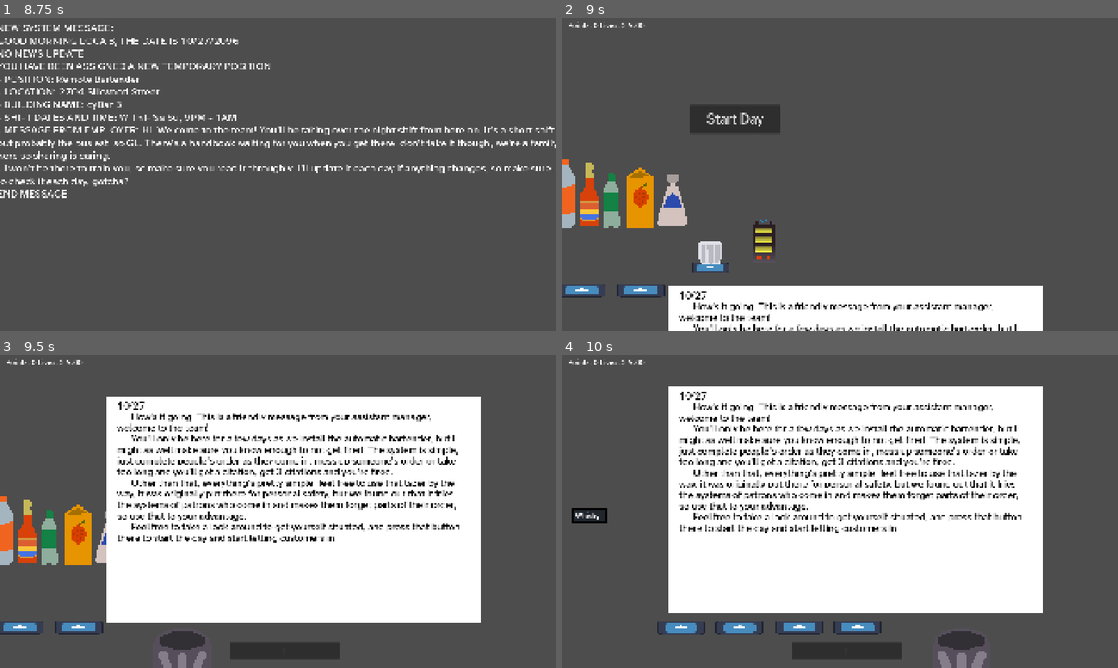
Above: before the commit, frames 1-4 (two rows, left to right).
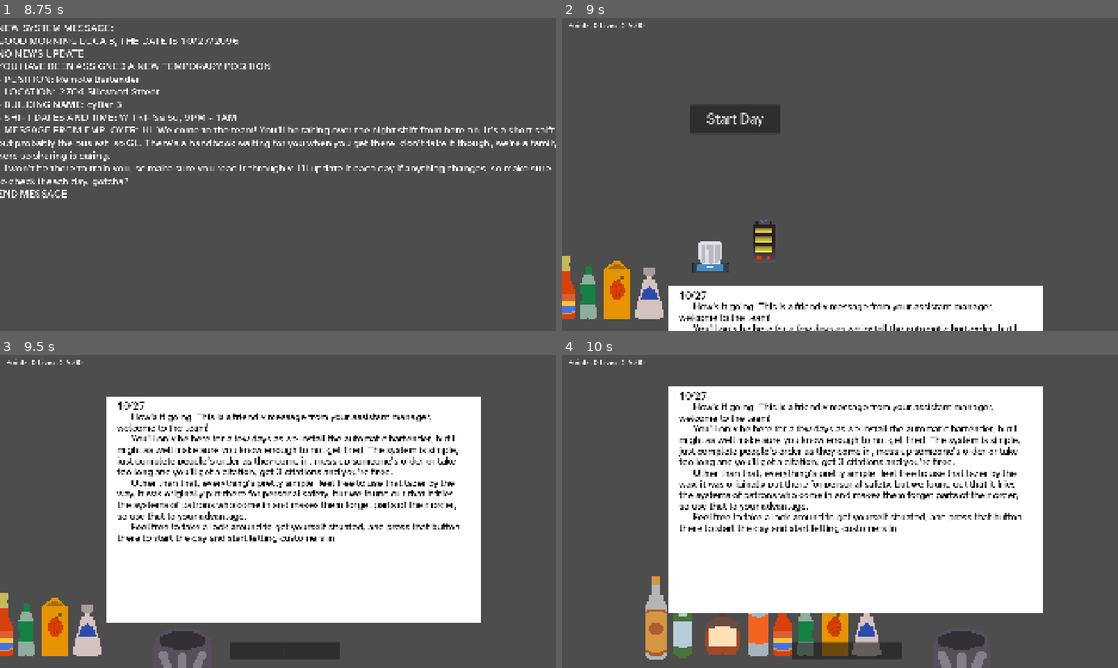
Above: after the commit, the same moments.

Repository: witenson-cmyk/cyBar-tender
Game: Godot game, scene res://start_screen.tscn
Two runs of this game, one before a commit and one after it. Both use one fixed random seed, a clock stepped at 60 frames per second and the inputs below. The engine's default icon, where the game draws it, is replaced by a stand-in: a white triangle on a blue panel in a dark square.
Inputs (mouse positions are in pixels of both pictures, inside the frame that each line leads up to):
- Up to frame 1 (8.75 s): click "Start Game" at 0.5 s; tap Enter (ui_accept) every 1.5 s from 1.25 to 5.75 s; move the mouse to (400, 158) at 1.27 s; hold Enter (ui_accept) 1.28-2 s; click (400, 158) at 1.42 s; drag from (166, 190) to (250, 237) at 2.02 s; move the mouse to (333, 105) at 2.77 s; hold Enter (ui_accept) 2.78-3.5 s; tap T (lock_tooltip) at 2.85, 5.85 s; click (333, 105) at 2.92 s; drag from (250, 237) to (111, 127) at 3.52 s; move the mouse to (444, 221) at 4.27 s; hold Enter (ui_accept) 4.28-5 s; click (444, 221) at 4.42 s; drag from (111, 127) to (194, 96) at 5.02 s; move the mouse to (305, 174) at 5.77 s; hold Enter (ui_accept) 5.78-6.5 s; click (305, 174) at 5.92 s; drag from (194, 96) to (166, 190) at 6.52 s; move the mouse to (400, 158) at 7.27 s; hold Enter (ui_accept) 7.28-8 s; click (400, 158) at 7.42 s; drag from (166, 190) to (250, 237) at 8.02 s
- Up to frame 2 (9 s): move the mouse to (895, 105) at 8.77 s; hold Enter (ui_accept) from 8.78 s (still down); tap T (lock_tooltip) at 8.85 s; click (895, 105) at 8.92 s
- Up to frame 3 (9.5 s): keep holding Enter (ui_accept)
- Up to frame 4 (10 s): release Enter (ui_accept) at 9.5 s; click (562, 530) at 9.52 s

Frame 1 is identical in both runs. In frame 2, 5.1% of the frame differs, in the area x 0-23%, y 45-97%; in frame 3, 4.7%; in frame 4, 5.0%.

Commit message:
implemented patron sprite randomizing and minor fixes

Diff:
--- a/Scripts/blender.gd
+++ b/Scripts/blender.gd
@@ -24,7 +24,7 @@
 		position=lerp(position,startingPos,.2)
 
 	if timer>0:
-		timer-=1
+		timer-=1*delta
 	elif iceAdd:
 		blended=true
 		iceAdd=false
@@ -55,8 +55,9 @@
 		var placed=get_overlapping_areas()
 		if(placed!=null):
 			for thing in placed:
-				if thing.get_meta("drink")==true:
+				if thing.has_meta("drink"):
 					for all in thing.added:
 						if(all==toAdd):
-							pass
+							return
 					thing.added.append(toAdd)
+					blended=false
--- a/Scripts/gameManager.gd
+++ b/Scripts/gameManager.gd
@@ -16,6 +16,7 @@
 var dayStarted = false
 var infoToGet: data = data.new()
 var info
+var peeps = []
 
 # Called when the node enters the scene tree for the first time.
 func _ready() -> void:
@@ -28,6 +29,8 @@
 		save_game = player_data.new()
 	day=save_game.days
 	info=infoToGet.dayVariables[str(day)]
+
+	load_peeps()
 
 	if not info["possible"].has("on the rocks"):
 		get_node("iceMachine").queue_free()
@@ -62,10 +65,12 @@
 				var ran=random.randi()%places.size()
 				if places[ran]==null:
 					newPerson=instance.instantiate()
-					get_tree().current_scene.add_child(newPerson)
+					get_node("patrons").add_child(newPerson)
 					didIt=true
 					newPerson.position.x=500*ran-700
-					newPerson.position.y=500
+					newPerson.position.y=350
+					newPerson.z_index=0
+					newPerson.get_node("CollisionShape2D/Sprite2D").texture=peeps[random.randi()%peeps.size()]
 					places[ran]=newPerson
 		timer=15-random.randi()%7
 
@@ -99,3 +104,9 @@
 func _on_button_button_down() -> void:
 	dayStarted=true
 	get_node("startDay").queue_free()
+
+func load_peeps():
+	for file_name in DirAccess.get_files_at("res://Sprites/patrons/"):
+		if(file_name.get_extension()=="import"):
+			file_name = file_name.replace(".import","")
+		peeps.append(load("res://Sprites/patrons/"+file_name))
--- a/Scripts/ice.gd
+++ b/Scripts/ice.gd
@@ -29,16 +29,16 @@
 	var placed=get_overlapping_areas()
 	if(placed!=null):
 		for thing in placed:
-			if thing.get_meta("drink")==true:
+			if thing.has_meta("drink"):
 				for all in thing.added:
 					if(all==toAdd):
 						pass
 				thing.added.append(toAdd)
 				lastPlace.set_meta("icePlace",true)
 				queue_free()
-			elif thing.get_meta("blender")==true:
+			elif thing.has_meta("blender"):
 				if thing.iceAdd==false:
 					thing.iceAdd=true
-					thing.timer=1000
+					thing.timer=15
 				lastPlace.set_meta("icePlace",true)
 				queue_free()
--- a/Scripts/ice_machine.gd
+++ b/Scripts/ice_machine.gd
@@ -16,6 +16,6 @@
 		newIce.startingPos=global_position
 		get_tree().current_scene.add_child(newIce)
 		set_meta("icePlace",false)
-		timer=15
-	elif timer>0:
+		timer=30
+	elif timer>0 and get_meta("icePlace")==true:
 		timer-=1*delta
--- a/Scripts/liquid.gd
+++ b/Scripts/liquid.gd
@@ -35,7 +35,7 @@
 	var placed=get_overlapping_areas()
 	if(placed!=null):
 		for thing in placed:
-			if thing.get_meta("drink")==true:
+			if thing.has_meta("drink"):
 				for all in thing.added:
 					if(all==toAdd):
 						return
--- a/Scripts/object.gd
+++ b/Scripts/object.gd
@@ -58,10 +58,10 @@
 				if(lastPlace!=null):
 					lastPlace.set_meta("place",true)
 				lastPlace=thing
-			elif thing.get_meta("trash")==true:
+			elif thing.has_meta("trash"):
 				lastPlace.set_meta("place",true)
 				queue_free()
-			elif thing.get_meta("patron")==true:
+			elif thing.has_meta("patron"):
 				added.sort()
 				thing.wants.sort()
 				if added==thing.wants:
--- a/Scripts/patron.gd
+++ b/Scripts/patron.gd
@@ -1,6 +1,5 @@
 extends Area2D
 var infoToGet: data = data.new()
-var parent
 var info
 var wants
 var possible
@@ -21,8 +20,7 @@
 
 # Called when the node enters the scene tree for the first time.
 func _ready() -> void:
-	parent = get_parent()
-	info = infoToGet.dayVariables[str(parent.day)]
+	info = infoToGet.dayVariables[str(get_parent().get_parent().day)]
 	wants=[]
 	possible=info["possible"]
 	special=info["Special"]
--- a/Scripts/tazer.gd
+++ b/Scripts/tazer.gd
@@ -35,7 +35,7 @@
 	var placed=get_overlapping_areas()
 	var good = false
 	for thing in placed:
-		if thing.get_meta("patron")==true and thing.tazed==false:
+		if thing.has_meta("patron")==true and thing.tazed==false:
 			thing.doSpecial=false
 			while not good:
 
--- a/node_2d.tscn
+++ b/node_2d.tscn
@@ -98,56 +98,60 @@
 script = ExtResource("1_0hol4")
 
 [node name="place8" type="Area2D" parent="." unique_id=211766824]
-position = Vector2(624, 879)
+position = Vector2(600, 615)
 metadata/place = true
 
 [node name="CollisionShape2D" type="CollisionShape2D" parent="place8" unique_id=1145606762]
 shape = SubResource("RectangleShape2D_rp3bj")
 
 [node name="Sprite2D" type="Sprite2D" parent="place8/CollisionShape2D" unique_id=1859957767]
+visible = false
 position = Vector2(0.9999999, 62.249992)
 scale = Vector2(1.296875, 0.3515625)
 texture = ExtResource("1_wtcfe")
 
 [node name="place7" type="Area2D" parent="." unique_id=331055570]
-position = Vector2(826, 879)
+position = Vector2(802, 615)
 metadata/place = true
 
 [node name="CollisionShape2D" type="CollisionShape2D" parent="place7" unique_id=1769195859]
 shape = SubResource("RectangleShape2D_rp3bj")
 
 [node name="Sprite2D" type="Sprite2D" parent="place7/CollisionShape2D" unique_id=761702368]
+visible = false
 position = Vector2(0.9999999, 62.249992)
 scale = Vector2(1.296875, 0.3515625)
 texture = ExtResource("1_wtcfe")
 
 [node name="place3" type="Area2D" parent="." unique_id=784477678]
-position = Vector2(216, 880)
+position = Vector2(192, 616)
 metadata/place = true
 
 [node name="CollisionShape2D" type="CollisionShape2D" parent="place3" unique_id=340371987]
 shape = SubResource("RectangleShape2D_rp3bj")
 
 [node name="Sprite2D" type="Sprite2D" parent="place3/CollisionShape2D" unique_id=1734400848]
+visible = false
 position = Vector2(0.9999999, 62.249992)
 scale = Vector2(1.296875, 0.3515625)
 texture = ExtResource("1_wtcfe")
 
 [node name="place4" type="Area2D" parent="." unique_id=1293856585]
-position = Vector2(418, 880)
+position = Vector2(394, 616)
 metadata/place = true
 
 [node name="CollisionShape2D" type="CollisionShape2D" parent="place4" unique_id=1726465149]
 shape = SubResource("RectangleShape2D_rp3bj")
 
 [node name="Sprite2D" type="Sprite2D" parent="place4/CollisionShape2D" unique_id=1865423651]
+visible = false
 position = Vector2(0.9999999, 62.249992)
 scale = Vector2(1.296875, 0.3515625)
 texture = ExtResource("1_wtcfe")
 
 [node name="vodka" type="Area2D" parent="." unique_id=225396704]
 z_index = 1
-position = Vector2(211, 584)
+position = Vector2(131, 904)
 script = ExtResource("3_epypp")
 
 [node name="CollisionShape2D" type="CollisionShape2D" parent="vodka" unique_id=152757670]
@@ -163,6 +167,7 @@
 [node name="Button" type="Button" parent="vodka/CollisionShape2D/Sprite2D" unique_id=12542085]
 self_modulate = Color(1, 1, 1, 0)
 z_index = 5
+z_as_relative = false
 anchors_preset = -1
 anchor_left = -0.2019999
 anchor_top = -0.15500003
@@ -201,6 +206,7 @@
 [node name="Button" type="Button" parent="stiring/CollisionShape2D/Sprite2D" unique_id=1244351630]
 self_modulate = Color(1, 1, 1, 0)
 z_index = 5
+z_as_relative = false
 anchors_preset = -1
 anchor_left = -0.20199998
 anchor_top = -0.155
@@ -212,6 +218,7 @@
 offset_bottom = -25.651585
 grow_horizontal = 2
 grow_vertical = 2
+mouse_filter = 1
 script = ExtResource("5_hqns4")
 tooltip_alignment = 2
 origin = 3
@@ -238,6 +245,7 @@
 [node name="Button" type="Button" parent="shaker/CollisionShape2D/Sprite2D" unique_id=885512603]
 self_modulate = Color(1, 1, 1, 0)
 z_index = 5
+z_as_relative = false
 anchors_preset = -1
 anchor_left = 0.163
 anchor_top = 0.15900001
@@ -249,6 +257,7 @@
 offset_bottom = -30.47808
 grow_horizontal = 2
 grow_vertical = 2
+mouse_filter = 1
 script = ExtResource("5_hqns4")
 tooltip_alignment = 2
 origin = 3
@@ -276,6 +285,7 @@
 [node name="Button" type="Button" parent="blender/CollisionShape2D/Sprite2D" unique_id=600574507]
 self_modulate = Color(1, 1, 1, 0)
 z_index = 5
+z_as_relative = false
 anchors_preset = -1
 anchor_left = 0.013566613
 anchor_top = 0.008326729
@@ -287,6 +297,7 @@
 offset_bottom = -43.213646
 grow_horizontal = 2
 grow_vertical = 2
+mouse_filter = 1
 script = ExtResource("5_hqns4")
 tooltip_alignment = 2
 origin = 3
@@ -296,7 +307,7 @@
 
 [node name="water" type="Area2D" parent="." unique_id=524280698]
 z_index = 1
-position = Vector2(564, 602)
+position = Vector2(484, 922)
 script = ExtResource("3_epypp")
 toAdd = "water"
 
@@ -313,6 +324,7 @@
 [node name="Button" type="Button" parent="water/CollisionShape2D/Sprite2D" unique_id=50988461]
 self_modulate = Color(1, 1, 1, 0)
 z_index = 5
+z_as_relative = false
 anchors_preset = -1
 anchor_left = -0.18445814
 anchor_top = -0.0902522
@@ -320,8 +332,8 @@
 anchor_bottom = 0.89099926
 offset_left = -11.355755
 offset_top = -32.478657
-offset_right = -11.418709
-offset_bottom = -32.4833
+offset_right = -11.418694
+offset_bottom = -32.48324
 grow_horizontal = 2
 grow_vertical = 2
 script = ExtResource("5_hqns4")
@@ -334,7 +346,7 @@
 
 [node name="grenadine" type="Area2D" parent="." unique_id=1750166694]
 z_index = 1
-position = Vector2(650, 610)
+position = Vector2(570, 930)
 script = ExtResource("3_epypp")
 toAdd = "grenadine"
 
@@ -351,14 +363,15 @@
 [node name="Button" type="Button" parent="grenadine/CollisionShape2D/Sprite2D" unique_id=248023572]
 self_modulate = Color(0.97, 0.97, 0.97, 0)
 z_index = 5
+z_as_relative = false
 anchors_preset = -1
 anchor_top = 0.0050000004
 anchor_right = 0.93700004
 anchor_bottom = 1.029
 offset_left = -15.387981
 offset_top = -47.968277
-offset_right = -15.994923
-offset_bottom = -48.0207
+offset_right = -15.994907
+offset_bottom = -48.020817
 grow_horizontal = 2
 grow_vertical = 2
 script = ExtResource("5_hqns4")
@@ -370,7 +383,7 @@
 
 [node name="citrus" type="Area2D" parent="." unique_id=1202219946]
 z_index = 1
-position = Vector2(725, 624)
+position = Vector2(645, 944)
 script = ExtResource("3_epypp")
 toAdd = "citrus"
 
@@ -387,6 +400,7 @@
 [node name="Button" type="Button" parent="citrus/CollisionShape2D/Sprite2D" unique_id=517112086]
 self_modulate = Color(1, 1, 1, 0)
 z_index = 5
+z_as_relative = false
 anchors_preset = -1
 anchor_left = -0.20200002
 anchor_top = -0.155
@@ -394,8 +408,8 @@
 anchor_bottom = 1.0242932
 offset_left = -9.5359955
 offset_top = -27.981306
-offset_right = -9.598957
-offset_bottom = -27.985947
+offset_right = -9.599049
+offset_bottom = -27.985916
 grow_horizontal = 2
 grow_vertical = 2
 script = ExtResource("5_hqns4")
@@ -407,7 +421,7 @@
 
 [node name="tequilla" type="Area2D" parent="." unique_id=1622415]
 z_index = 1
-position = Vector2(930, 632)
+position = Vector2(850, 952)
 script = ExtResource("3_epypp")
 toAdd = "tequilla"
 
@@ -432,9 +446,9 @@
 anchor_right = 0.95100003
 anchor_bottom = 0.96195555
 offset_left = -23.979427
-offset_top = -32.027424
-offset_right = -24.016
-offset_bottom = -26.656063
+offset_top = -29.367643
+offset_right = -24.015999
+offset_bottom = -23.996277
 grow_horizontal = 2
 grow_vertical = 2
 script = ExtResource("5_hqns4")
@@ -447,7 +461,7 @@
 
 [node name="orange" type="Area2D" parent="." unique_id=245067281]
 z_index = 1
-position = Vector2(795, 632)
+position = Vector2(715, 952)
 script = ExtResource("3_epypp")
 toAdd = "orange"
 
@@ -468,6 +482,7 @@
 self_modulate = Color(1, 1, 1, 0)
 z_index = 5
 z_as_relative = false
+y_sort_enabled = true
 anchors_preset = -1
 anchor_left = -0.20200002
 anchor_top = -0.16019467
@@ -488,7 +503,7 @@
 
 [node name="soda water" type="Area2D" parent="." unique_id=339397104]
 z_index = 1
-position = Vector2(305, 613)
+position = Vector2(225, 933)
 script = ExtResource("3_epypp")
 toAdd = "soda water"
 
@@ -505,15 +520,17 @@
 [node name="Button" type="Button" parent="soda water/CollisionShape2D/Sprite2D" unique_id=1213000788]
 self_modulate = Color(1, 1, 1, 0)
 z_index = 5
-anchors_preset = -1
-anchor_left = -0.2019999
-anchor_top = -0.15500002
-anchor_right = 0.7654848
-anchor_bottom = 0.849001
-offset_left = -8.800373
-offset_top = -32.361103
-offset_right = -8.863331
-offset_bottom = -32.365746
+z_as_relative = false
+y_sort_enabled = true
+anchors_preset = -1
+anchor_left = 0.023000002
+anchor_top = 0.008
+anchor_right = 1.0
+anchor_bottom = 1.0
+offset_left = -16.00037
+offset_top = -48.009106
+offset_right = -16.367817
+offset_bottom = -46.86165
 grow_horizontal = 2
 grow_vertical = 2
 script = ExtResource("5_hqns4")
@@ -525,7 +542,7 @@
 
 [node name="whisky" type="Area2D" parent="." unique_id=2085533543]
 z_index = 1
-position = Vector2(445, 632)
+position = Vector2(365, 952)
 script = ExtResource("3_epypp")
 toAdd = "whisky"
 
@@ -543,6 +560,7 @@
 [node name="Button" type="Button" parent="whisky/CollisionShape2D/Sprite2D" unique_id=387514104]
 self_modulate = Color(1, 1, 1, 0)
 z_index = 5
+z_as_relative = false
 anchors_preset = -1
 anchor_left = -0.13926506
 anchor_top = -0.029888898
@@ -692,6 +710,7 @@
 offset_top = -32.211903
 offset_right = -13.624771
 offset_bottom = -30.032413
+mouse_filter = 1
 script = ExtResource("5_hqns4")
 tooltip_alignment = 2
 origin = 3
@@ -706,6 +725,9 @@
 offset_bottom = 400.0
 theme = SubResource("Theme_3n2aa")
 text = "Start Day"
+
+[node name="patrons" type="Area2D" parent="." unique_id=1670098809]
+z_as_relative = false
 
 [connection signal="button_down" from="vodka/CollisionShape2D/Sprite2D/Button" to="vodka" method="_on_button_button_down"]
 [connection signal="button_up" from="vodka/CollisionShape2D/Sprite2D/Button" to="vodka" method="_on_button_button_up"]
--- a/patron.tscn
+++ b/patron.tscn
@@ -1,10 +1,10 @@
 [gd_scene format=3 uid="uid://1oa41cx1b75i"]
 
 [ext_resource type="Script" uid="uid://bp6kegb5ep5vd" path="res://Scripts/patron.gd" id="1_44a8u"]
-[ext_resource type="Texture2D" uid="uid://dny8qq63v8p6l" path="res://Sprites/icon.svg" id="2_pulac"]
+[ext_resource type="Texture2D" uid="uid://7p45rspw6f81" path="res://Sprites/patrons/patron0.png" id="2_44a8u"]
 
 [sub_resource type="RectangleShape2D" id="RectangleShape2D_0hol4"]
-size = Vector2(159.5, 355)
+size = Vector2(264.75, 377.5)
 
 [sub_resource type="Gradient" id="Gradient_44a8u"]
 offsets = PackedFloat32Array(0.0064935065)
@@ -34,18 +34,18 @@
 shape = SubResource("RectangleShape2D_0hol4")
 
 [node name="Sprite2D" type="Sprite2D" parent="CollisionShape2D" unique_id=1545143223]
-scale = Vector2(1.2421875, 2.8125)
-texture = ExtResource("2_pulac")
+scale = Vector2(3, 3)
+texture = ExtResource("2_44a8u")
 
 [node name="Button" type="Button" parent="CollisionShape2D/Sprite2D" unique_id=1903660834]
 self_modulate = Color(1, 1, 1, 0)
 anchors_preset = 15
 anchor_right = 1.0
 anchor_bottom = 1.0
-offset_left = -64.40251
-offset_top = -63.999996
-offset_right = -63.59749
-offset_bottom = -64.0
+offset_left = -47.333336
+offset_top = -68.0
+offset_right = -71.666664
+offset_bottom = -88.0
 grow_horizontal = 2
 grow_vertical = 2
 
Binary file added: Sprites/patrons/patron0.png
Not shown, added: Sprites/patrons/patron0.png.import
Binary file added: Sprites/patrons/patron1.png
Not shown, added: Sprites/patrons/patron1.png.import
Binary file added: Sprites/patrons/patron2.png
Not shown, added: Sprites/patrons/patron2.png.import
Binary file added: Sprites/patrons/patron3.png
Not shown, added: Sprites/patrons/patron3.png.import
Binary file added: Sprites/patrons/patron4.png
Not shown, added: Sprites/patrons/patron4.png.import
Binary file added: Sprites/patrons/patron5.png
Not shown, added: Sprites/patrons/patron5.png.import
